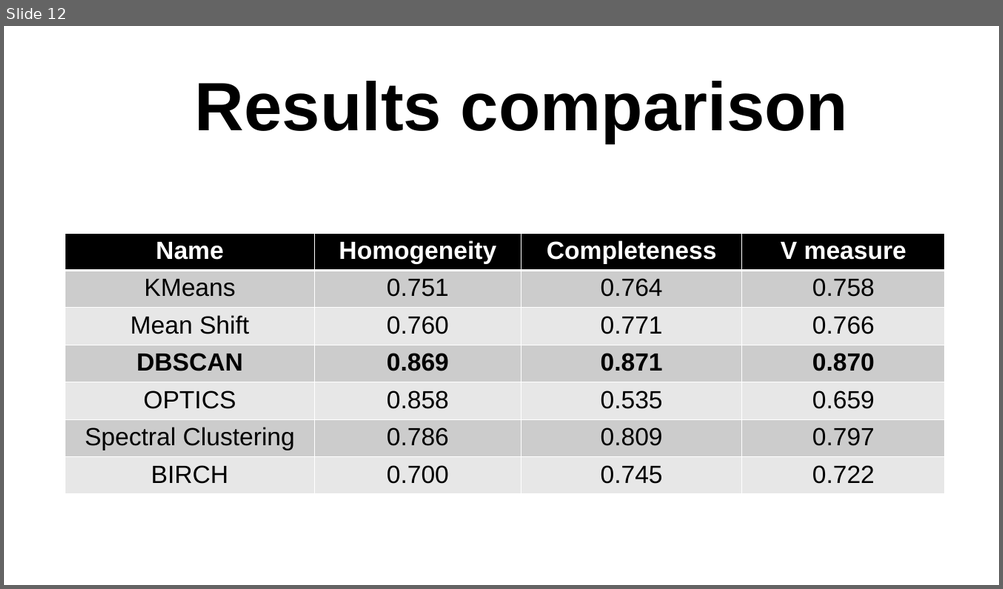
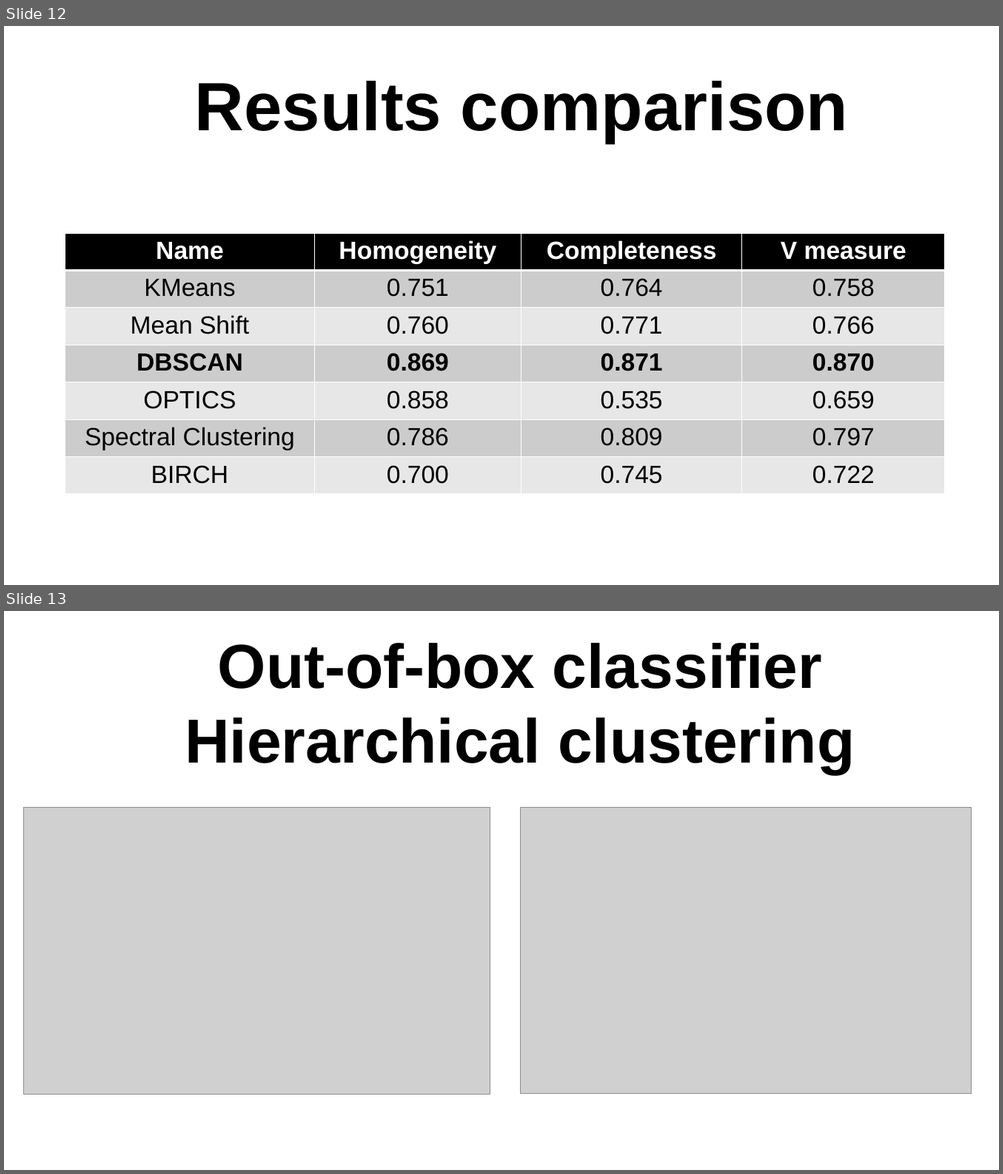
Before and after one commit to reeWorlds/ML_S4_labs, a slide deck: Lab1/Lab1.pptx. Shown one above the other, each under a label of ours: slide 12 before the commit, slides 12 and 13 after it. The pictures are 1003x589 and 1003x1174 pixels, drawn with LibreOffice and Linux fonts; fonts in the diff are those of the drawing; grey boxes stand for pictures. Boxes give left, top, right and bottom in pixels: in the first picture for what was removed or moved away, otherwise in the second. Text is boxed around its words. In the diff, an @@ line names an element or a change of style, - is before the commit and + after.

Commit message:
Add out-of-box clustering

```diff
--- a/Lab1/Lab1.pptx
+++ b/Lab1/Lab1.pptx
@@ slide 13 added at box(4, 611, 999, 1170), background #FFFFFF @@
@@ text added at box(185, 643, 854, 775), 60 pt, text #000000, bold @@
+Out-of-box classifier
+Hierarchical clustering
@@ picture added at box(24, 807, 490, 1094) @@
@@ picture added at box(521, 807, 972, 1094) @@
```
Also in this commit, not shown: 2 other slides added, 4 slides removed, 2 other files.
